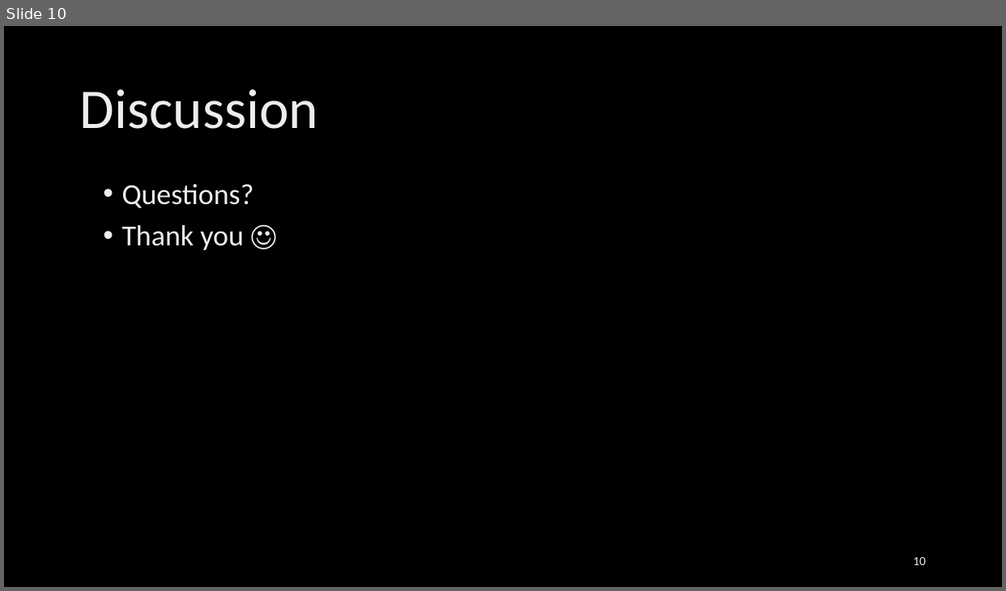
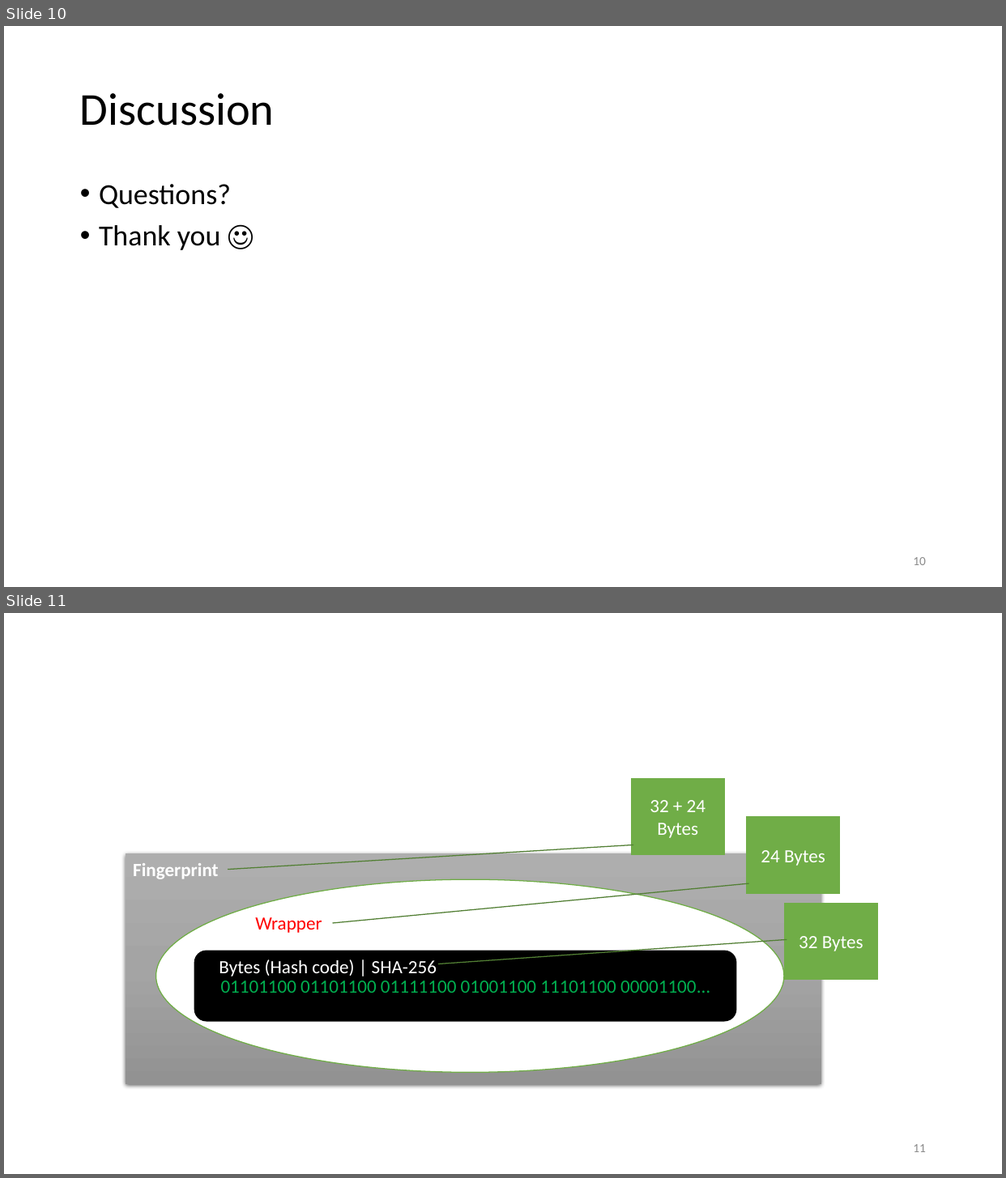
Before and after one commit to parfaire/DaDeDupNew, a slide deck: dd/DaDeDup.pptx. Shown one above the other, each under a label of ours: slide 10 before the commit, slides 10 and 11 after it. The pictures are 1006x591 and 1006x1178 pixels, drawn with LibreOffice and Linux fonts; fonts in the diff are those of the drawing; background and template pictures are left out. Boxes give left, top, right and bottom in pixels: in the first picture for what was removed or moved away, otherwise in the second. Text is boxed around its words. In the diff, an @@ line names an element or a change of style, - is before the commit and + after.

```diff
--- a/dd/DaDeDup.pptx
+++ b/dd/DaDeDup.pptx
@@ slide 11 added at (4,613,1002,1174), background #FFFFFF @@
@@ callout added at (631,777,725,855), fill #70AD47, outline #538035 1 pt, 18 pt, text #FFFFFF @@
+32 + 24 Bytes
@@ callout added at (747,816,841,894), fill #70AD47, outline #538035 1 pt, 18 pt, text #FFFFFF @@
+24 Bytes
@@ rectangle added at (126,854,821,1084), fill gradient #AFAFAF to #A5A5A5 to #939393, 18 pt, text #FFFFFF, bold @@
+Fingerprint
@@ ellipse added at (156,879,784,1072), fill #FFFFFF, outline #70AD47 1 pt, 18 pt, text #FF0000 @@
+Wrapper
@@ callout added at (784,904,879,981), fill #70AD47, outline #538035 1 pt, 18 pt, text #FFFFFF @@
+32 Bytes
@@ rounded rectangle added at (195,952,736,1022), fill #000000, outline #000000 1 pt, 18 pt, text #00B050 @@
+01101100 01101100 01111100 01001100 11101100 00001100…
@@ rectangle added at (203,954,454,977), fill #000000, outline #000000 1 pt, 18 pt, text #FFFFFF @@
+Bytes (Hash code) | SHA-256
@@ page number added at (913,1144,926,1152), 12 pt, text #8C8C8C @@
+11
@@ slide 10 changed as well @@
@@ background picture (left out) to #FFFFFF @@
@@ title "Discussion" at (80,93,275,126): size 54 to 44 pt, text colour gradient #DEDEDE to #EDEDED to #FFFFFF to #000000 @@
@@ text "Questions?": place and size @@
-text "Questions?" at (122,184,254,250)
+text "Questions?" at (99,184,231,250)
@@ text "Questions?" at (99,184,231,250): text colour gradient #DEDEDE to #EDEDED to #FFFFFF to #000000 @@
@@ page number at (913,557,926,565): text colour gradient #9E9E9E to #EDEDED to #FFFFFF to #8C8C8C @@
```
Also in this commit, not shown: 9 other slides changed, 16 other files.
